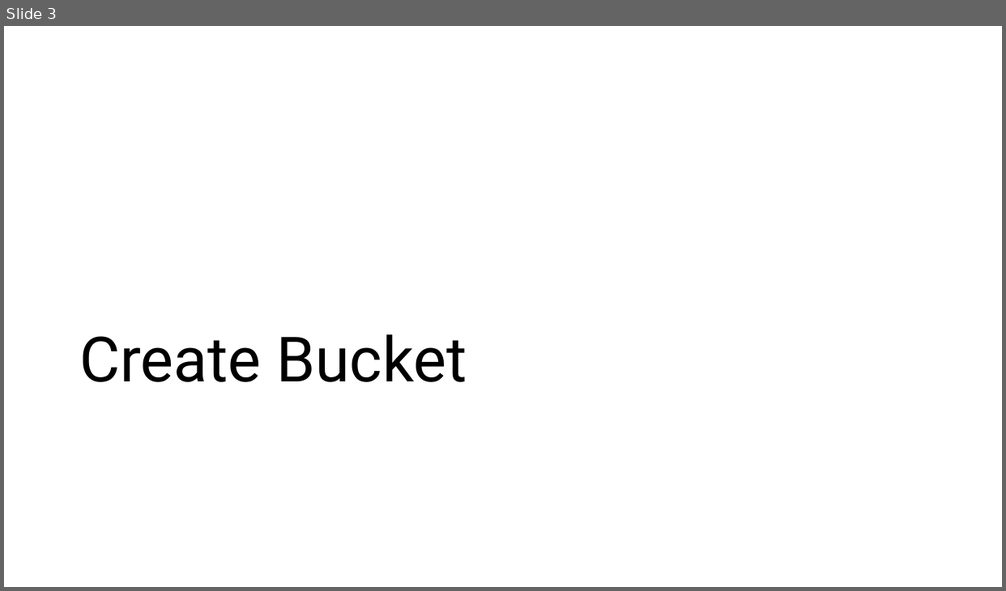
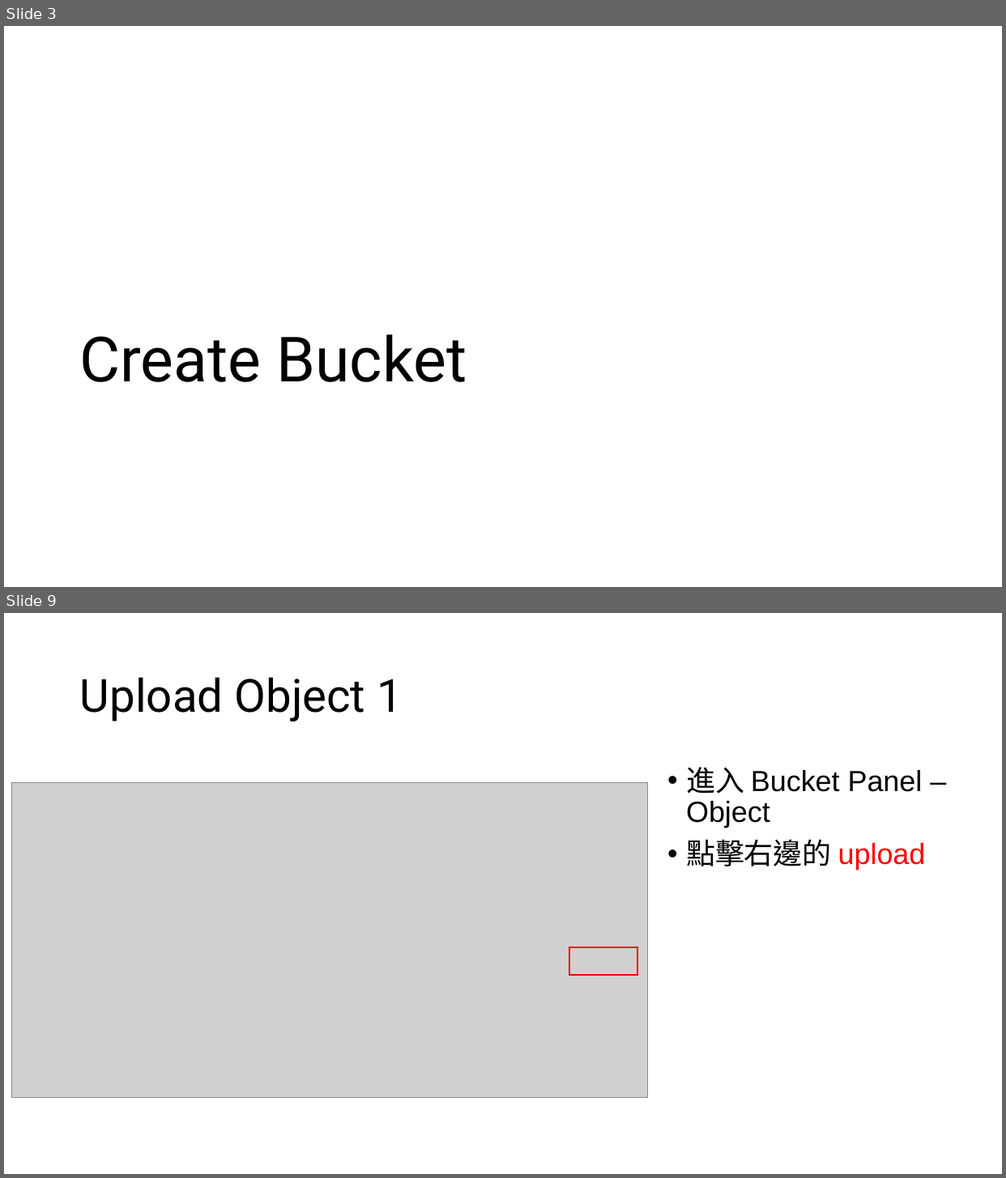
Before and after one commit to ariel055132/Notes, a slide deck: AWS/source/S3/S3BucketsObjects.pptx. Shown one above the other, each under a label of ours: slide 3 before the commit, slides 3 and 9 after it; the slides between them are not shown. The pictures are 1006x591 and 1006x1178 pixels, drawn with LibreOffice and Linux fonts; fonts in the diff are those of the drawing; grey boxes stand for pictures. Boxes give left, top, right and bottom in pixels: in the first picture for what was removed or moved away, otherwise in the second. Text is boxed around its words. In the diff, an @@ line names an element or a change of style, - is before the commit and + after.

Commit message:
finish working with s3 buckets and objects basics

```diff
--- a/AWS/source/S3/S3BucketsObjects.pptx
+++ b/AWS/source/S3/S3BucketsObjects.pptx
@@ slide 9 added at <box>4,613,1002,1174</box>, background #FFFFFF @@
@@ title added at <box>80,677,403,722</box>, 44 pt, text #000000 @@
+Upload Object 1
@@ text added at <box>686,767,926,870</box>, 28 pt, text #000000 @@
+• 進入 Bucket Panel – Object
+• 點擊右邊的 upload
@@ picture added at <box>11,783,648,1098</box> @@
@@ rectangle added at <box>569,948,637,975</box>, outline #FF0000 1.5 pt @@
```
Also in this commit, not shown: 3 slides changed, 11 other slides added.
